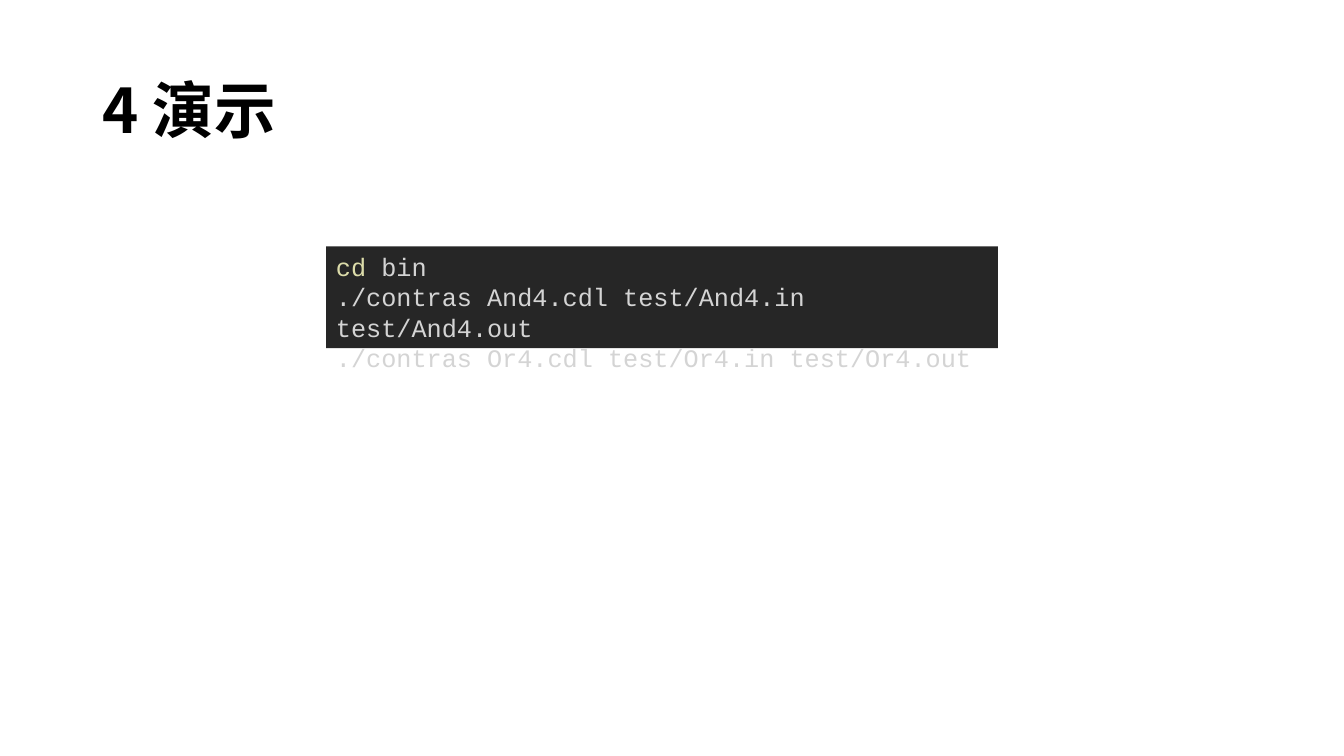
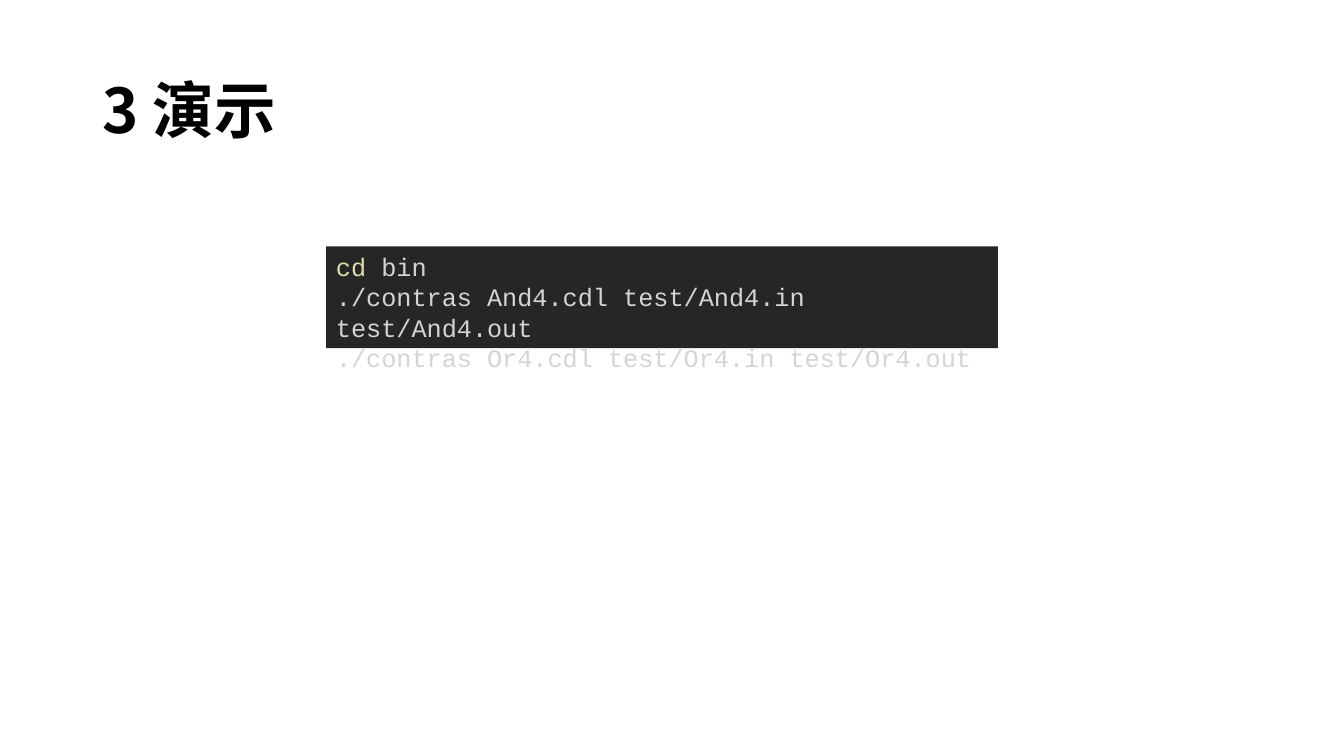
Before and after one commit to tth37/contras, a slide deck: slide 7 of doc/Contras HDL Simulator.pptx (slide 12 before the commit). Drawn at 1344x756 pixels with LibreOffice and Linux fonts; fonts in the diff are those of the drawing. Boxes give left, top, right and bottom in pixels: in the first picture for what was removed or moved away, otherwise in the second. Text is boxed around its words. In the diff, an @@ line names an element or a change of style, - is before the commit and + after.

```diff
--- a/doc/Contras HDL Simulator.pptx
+++ b/doc/Contras HDL Simulator.pptx
@@ title at (x1=102, y1=80, x2=276, y2=139): text changed @@
-4 演示
+3 演示
```
Also in this commit, not shown: 9 other slides changed, 32 other files.
